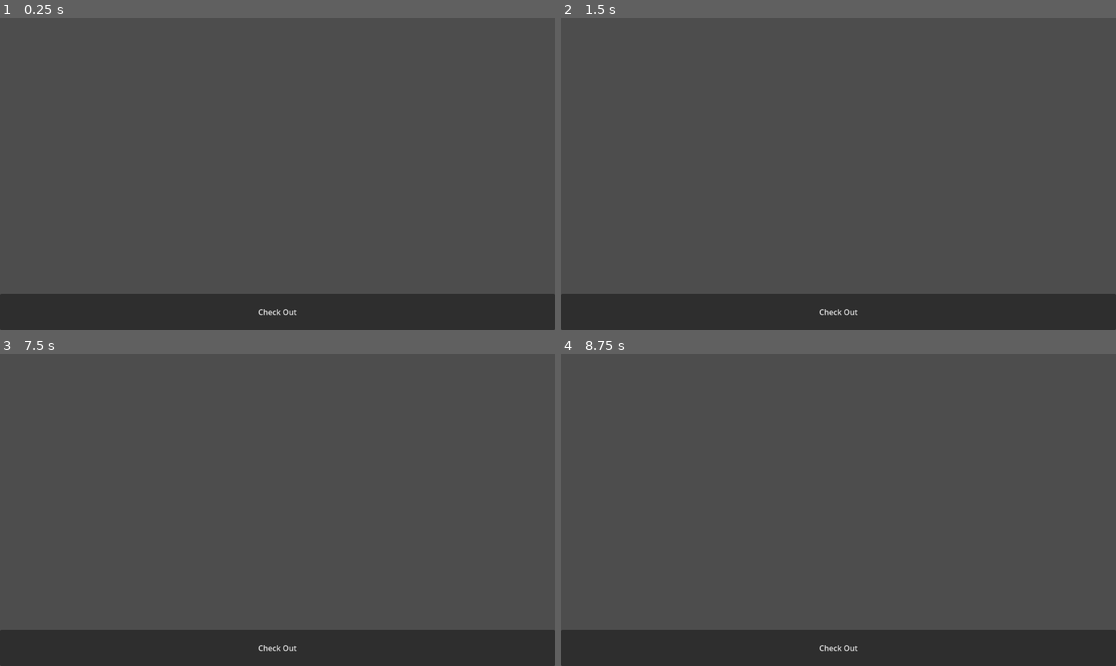
Above: before the commit, frames 1-4 (two rows, left to right).
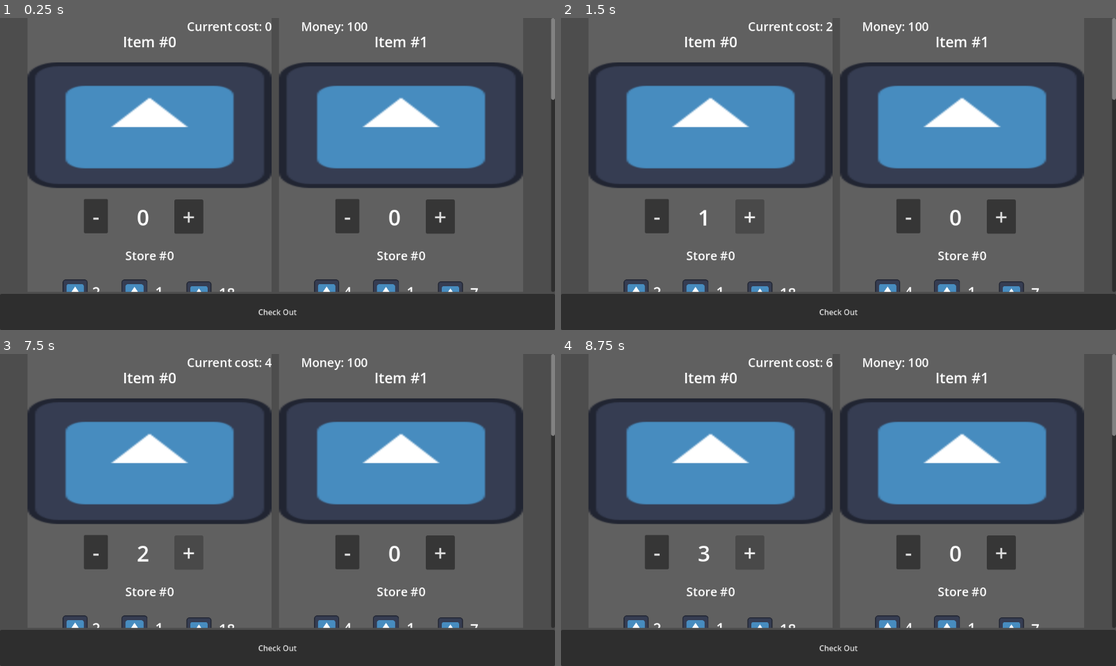
Above: after the commit, the same moments.

Repository: asiderys/ROOT16-Game-Jam
Game: Godot game, scene res://Restocking.tscn
The game is run twice, just before and just after one commit, with the same random seed, the same clock (stepped at 60 frames per second) and the same inputs. This scene is started directly instead of the project's main scene. The engine's default icon, where the game draws it, is replaced by a stand-in: a white triangle on a blue panel in a dark square.
Inputs (mouse positions are in pixels of both pictures, inside the frame that each line leads up to):
- Up to frame 1 (0.25 s): no input
- Up to frame 2 (1.5 s): click (655, 217) at 0.5 s, where only the run after the commit has a clickable "-"; click (749, 217) at 1.25 s, where only the run after the commit has a clickable "+"
- Up to frame 3 (7.5 s): click "Check Out" at 2 s; click "Check Out" at 2.75 s; click (94, 553) at 3.5 s, where only the run after the commit has a clickable "-"; click (188, 553) at 4.25 s, where only the run after the commit has a clickable "+"; click "Check Out" at 5 s; click (94, 553) at 5.75 s, where only the run after the commit has a clickable "-"; click (188, 553) at 6.5 s, where only the run after the commit has a clickable "+"; tap Enter at 7.25 s
- Up to frame 4 (8.75 s): tap Space at 8 s

The runs differ from the first frame. In frame 1, 23% of the frame differs, in the area x 5-100%, y 0-88%; in frame 2, 23%; in frame 3, 23%; in frame 4, 23%.
Error after the commit: Invalid access to property or key 'money' on a base object of type 'Nil'. (res://restocking.gd:26)

Commit message:
Added inventory and money global variable and integrated with restocking

Diff:
--- a/Restocking.tscn
+++ b/Restocking.tscn
@@ -1,6 +1,43 @@
-[gd_scene format=3 uid="uid://dghjohdt4f5s8"]
+[gd_scene format=3 uid="uid://d3u6b4ritm0s2"]
 
 [ext_resource type="Script" uid="uid://2t6ms3cgrhmr" path="res://restocking.gd" id="1_pbe4y"]
+
+[sub_resource type="Animation" id="Animation_575rj"]
+resource_name = "PurchaseError"
+length = 0.25
+tracks/0/type = "value"
+tracks/0/imported = false
+tracks/0/enabled = true
+tracks/0/path = NodePath("AnimationPlayer/HBoxContainer:position")
+tracks/0/interp = 1
+tracks/0/loop_wrap = true
+tracks/0/keys = {
+"times": PackedFloat32Array(0, 0.033333335, 0.06666667, 0.1, 0.13333334, 0.16666667, 0.2, 0.23333333),
+"transitions": PackedFloat32Array(1, 1, 1, 1, 1, 1, 1, 1),
+"update": 0,
+"values": [Vector2(-25, 0), Vector2(0, 0), Vector2(25, 0), Vector2(0, 0), Vector2(-25, 0), Vector2(0, 0), Vector2(25, 0), Vector2(0, 0)]
+}
+
+[sub_resource type="Animation" id="Animation_pbe4y"]
+length = 0.001
+tracks/0/type = "value"
+tracks/0/imported = false
+tracks/0/enabled = true
+tracks/0/path = NodePath("AnimationPlayer/HBoxContainer:position")
+tracks/0/interp = 1
+tracks/0/loop_wrap = true
+tracks/0/keys = {
+"times": PackedFloat32Array(0),
+"transitions": PackedFloat32Array(1),
+"update": 0,
+"values": [Vector2(0, 0)]
+}
+
+[sub_resource type="AnimationLibrary" id="AnimationLibrary_n0kda"]
+_data = {
+&"PurchaseError": SubResource("Animation_575rj"),
+&"RESET": SubResource("Animation_pbe4y")
+}
 
 [node name="Restocking" type="Control" unique_id=1323624672]
 layout_mode = 3
@@ -18,6 +55,31 @@
 anchor_bottom = 1.0
 grow_horizontal = 2
 grow_vertical = 2
+
+[node name="AnimationPlayer" type="AnimationPlayer" parent="Layout" unique_id=1614275042]
+libraries/ = SubResource("AnimationLibrary_n0kda")
+
+[node name="HBoxContainer" type="HBoxContainer" parent="Layout/AnimationPlayer" unique_id=168741926]
+anchors_preset = 10
+anchor_right = 1.0
+offset_bottom = 35.0
+grow_horizontal = 2
+theme_override_constants/separation = 60
+alignment = 1
+
+[node name="CurrentCost" type="Label" parent="Layout/AnimationPlayer/HBoxContainer" unique_id=1338835133]
+layout_mode = 2
+theme_override_font_sizes/font_size = 25
+text = "Current cost: 0"
+horizontal_alignment = 1
+vertical_alignment = 1
+
+[node name="Money" type="Label" parent="Layout/AnimationPlayer/HBoxContainer" unique_id=286259757]
+layout_mode = 2
+theme_override_font_sizes/font_size = 25
+text = "Money: 100"
+horizontal_alignment = 1
+vertical_alignment = 1
 
 [node name="ScrollBox" type="ScrollContainer" parent="Layout" unique_id=1152177846]
 custom_minimum_size = Vector2(6.015, 13.545)
@@ -37,3 +99,5 @@
 layout_mode = 2
 theme_override_colors/icon_normal_color = Color(0.49919003, 0.97400683, 0.9999998, 1)
 text = "Check Out"
+
+[connection signal="pressed" from="Layout/Button" to="." method="submit_purchase"]
--- /dev/null
+++ b/global.gd
@@ -0,0 +1,5 @@
+extends Node
+
+
+var store_stock = {}
+var money = 100
--- a/product_card.gd
+++ b/product_card.gd
@@ -17,7 +17,10 @@
 	$ProfitCount.text = str(data.sell_price)
 
 func decrease_purchase_amount() -> void:
-	amount_purchase = clamp(amount_purchase - 1, 0,INF)
+	if amount_purchase > 0:
+		amount_purchase = amount_purchase - 1
+		get_node("../../../..").update_total_cost(self_data.cost * -1)
 
 func increase_purchase_amount() -> void:
-	amount_purchase = clamp(amount_purchase + 1, 0,INF)
+	amount_purchase = amount_purchase + 1
+	get_node("../../../..").update_total_cost(self_data.cost)
--- a/product_data.gd
+++ b/product_data.gd
@@ -5,3 +5,4 @@
 @export var cost = -4
 @export var sell_price = 4
 @export var trust_value = 16
+@export var id = 0
--- a/project.godot
+++ b/project.godot
@@ -15,6 +15,14 @@
 config/features=PackedStringArray("4.6", "Forward Plus")
 config/icon="res://icon.svg"
 
+[autoload]
+
+global="*uid://chhpjy5m4c1s4"
+
+[display]
+
+window/size/mode=3
+
 [physics]
 
 3d/physics_engine="Jolt Physics"
--- a/restocking.gd
+++ b/restocking.gd
@@ -1,8 +1,34 @@
 extends Control
 @onready var product_card_scene = preload("res://product_card.tscn")
 const product_data = preload("res://product_data.gd")
-
+var total_cost = 0
+func _ready() -> void:
+	randomize()
+	var loop_times = 5;
+	for i in range(loop_times):
+		var data = product_data.new()
+		data.cost = (randi() % 10) * 1
+		data.item_name = "Item #" + str(i)
+		data.sell_price = randi() % 20
+		data.trust_value = randi() % 5
+		data.store_name = "Store #" + str(randi() % 3)
+		data.id = i
+		setup(data)
 func setup(data: product_data):
 	var product_card = product_card_scene.instantiate()
 	product_card.self_data = data
 	$Layout/ScrollBox/ProductCardContainer.add_child(product_card)
+
+func update_total_cost(update_val):
+	total_cost += update_val
+	$Layout/AnimationPlayer/HBoxContainer/CurrentCost.text = "Current cost: " + str(total_cost)
+func submit_purchase() -> void:
+	if global.money >= total_cost:
+		for product in $Layout/ScrollBox/ProductCardContainer.get_children():
+			global.store_stock[product.self_data] = product.amount_purchase
+		global.money -= total_cost
+		print("Money: " + str(global.money))
+		for i in global.store_stock.keys():
+			print(i.item_name + ": " + str(global.store_stock[i]))
+	else:
+		$Layout/AnimationPlayer.play("PurchaseError")
Not shown, added: global.gd.uid
Not shown: 1 places in product_card.tscn that only renumber resources
